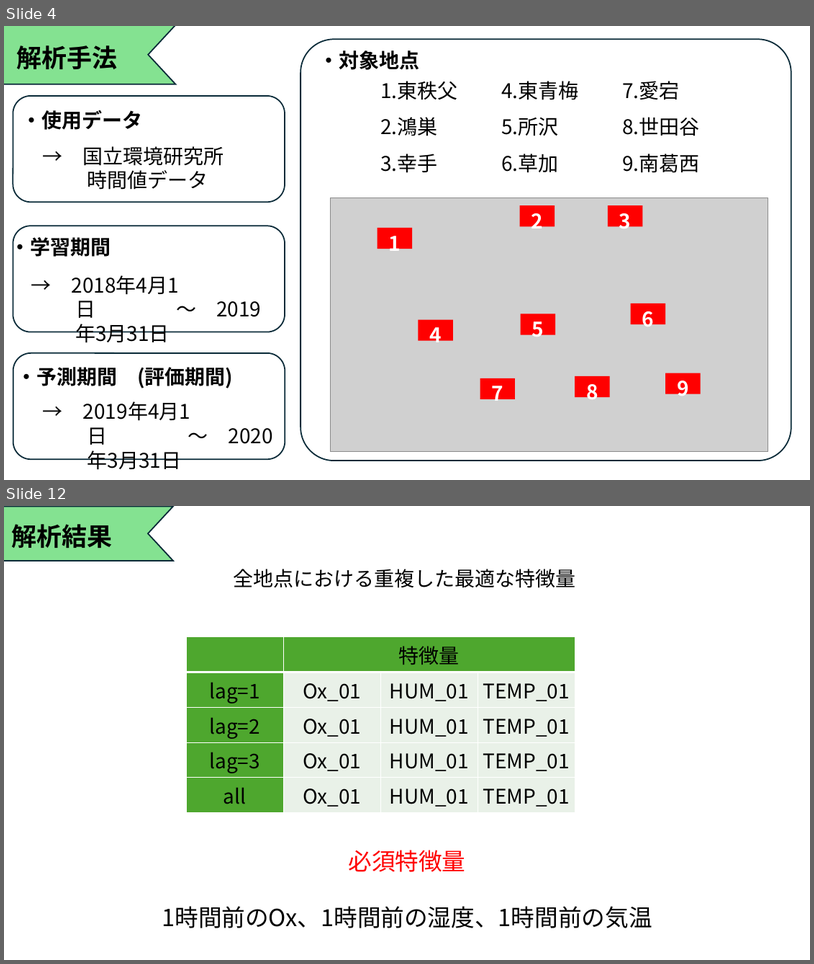
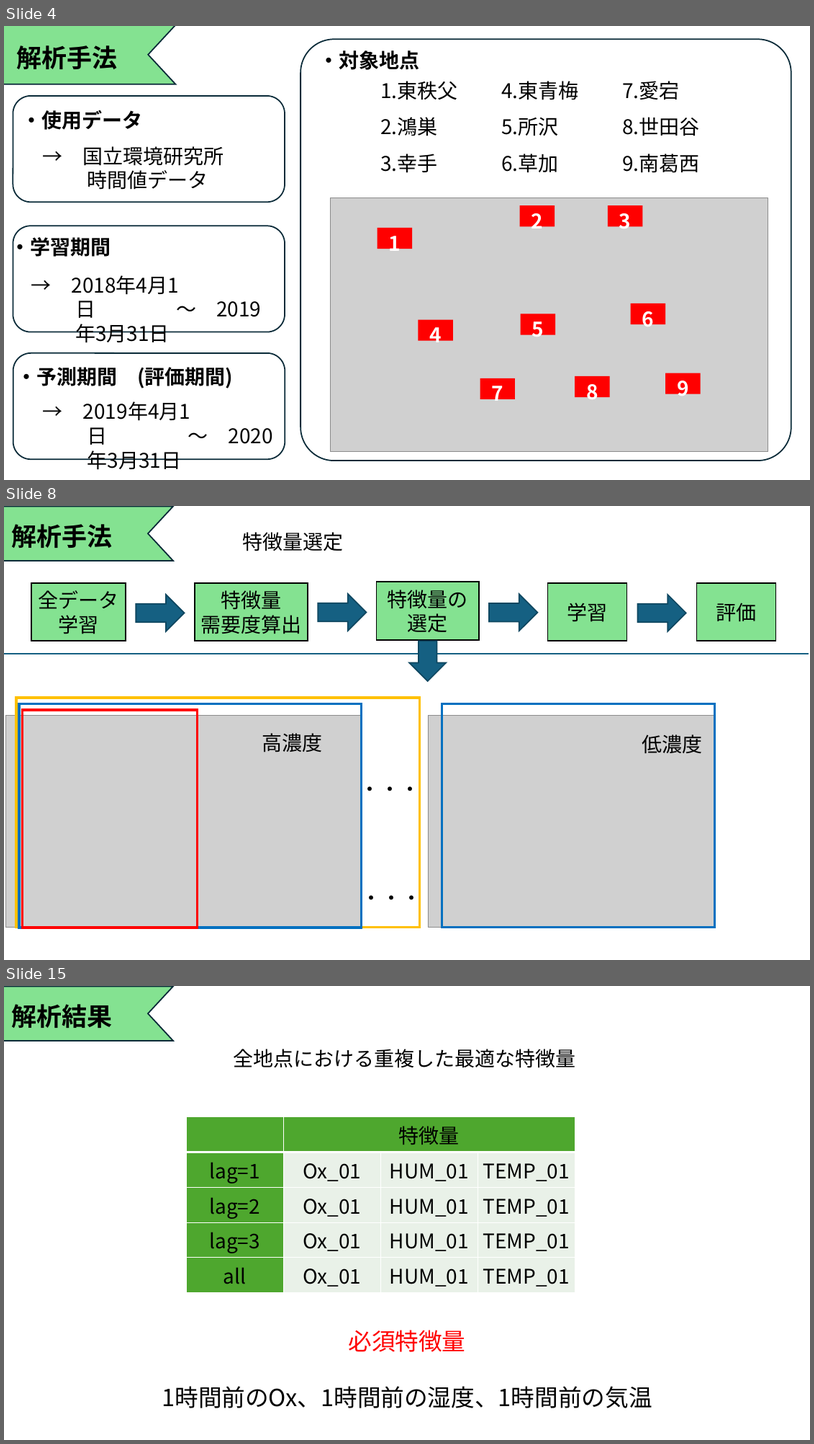
Before and after one commit to Tatsuki0623/lab, a slide deck: out_data/最終発表.pptx. Shown one above the other, each under a label of ours: slides 4 and 12 before the commit, slides 4, 8 and 15 after it; the slides between them are not shown. The pictures are 814x964 and 814x1444 pixels, drawn with LibreOffice and Linux fonts; fonts in the diff are those of the drawing; grey boxes stand for pictures. Boxes give left, top, right and bottom in pixels: in the first picture for what was removed or moved away, otherwise in the second. Text is boxed around its words. In the diff, an @@ line names an element or a change of style, - is before the commit and + after.

```diff
--- a/out_data/最終発表.pptx
+++ b/out_data/最終発表.pptx
@@ slide 8 added at (4,506,810,960), background #FFFFFF @@
@@ chevron added at (4,507,173,561), fill #84E291, outline #092A39 1.5 pt @@
@@ text added at (12,524,113,548), 30 pt, text #000000, bold @@
+解析手法
@@ text added at (242,532,343,551), 24 pt, text #000000 @@
+特徴量選定
@@ rectangle added at (31,583,126,641), fill #84E291, outline #000000 1.5 pt, 24 pt, text #000000 @@
+全データ学習
@@ rectangle added at (195,583,308,641), fill #84E291, outline #000000 1.5 pt, 24 pt, text #000000 @@
+特徴量
+需要度算出
@@ rectangle added at (377,582,479,640), fill #84E291, outline #000000 1.5 pt, 24 pt, text #000000 @@
+特徴量の選定
@@ rectangle added at (548,583,627,641), fill #84E291, outline #000000 1.5 pt, 24 pt, text #000000 @@
+学習
@@ rectangle added at (697,583,777,641), fill #84E291, outline #000000 1.5 pt, 24 pt, text #000000 @@
+評価
@@ down arrow added at (136,595,185,631), fill #156082, outline #104760 1.5 pt @@
@@ down arrow added at (318,594,367,631), fill #156082, outline #104760 1.5 pt @@
@@ down arrow added at (489,594,538,631), fill #156082, outline #104760 1.5 pt @@
@@ down arrow added at (638,595,687,631), fill #156082, outline #104760 1.5 pt @@
@@ line added from (4, 654) to (809, 654), #156082 1.5 pt @@
@@ down arrow added at (410,641,447,681), fill #156082, outline #104760 1.5 pt @@
@@ rectangle added at (16,698,420,928), outline #FFC000 3 pt @@
@@ picture added at (6,716,362,927) @@
@@ rectangle added at (19,704,362,927), outline #0070C0 3 pt @@
@@ rectangle added at (22,710,197,927), outline #FF0000 3 pt @@
@@ picture added at (428,716,715,927) @@
@@ rectangle added at (442,704,715,927), outline #0070C0 3 pt @@
@@ text added at (262,733,322,752), 24 pt, text #000000 @@
+高濃度
@@ text added at (642,734,702,753), 24 pt, text #000000 @@
+低濃度
@@ text added at (360,776,421,802), 24 pt, text #000000 @@
+・・・
@@ text added at (361,885,422,911), 24 pt, text #000000 @@
+・・・
@@ what was slide 12 is now slide 15 @@
```
Also in this commit, not shown: 10 slides changed, 2 other slides added.
